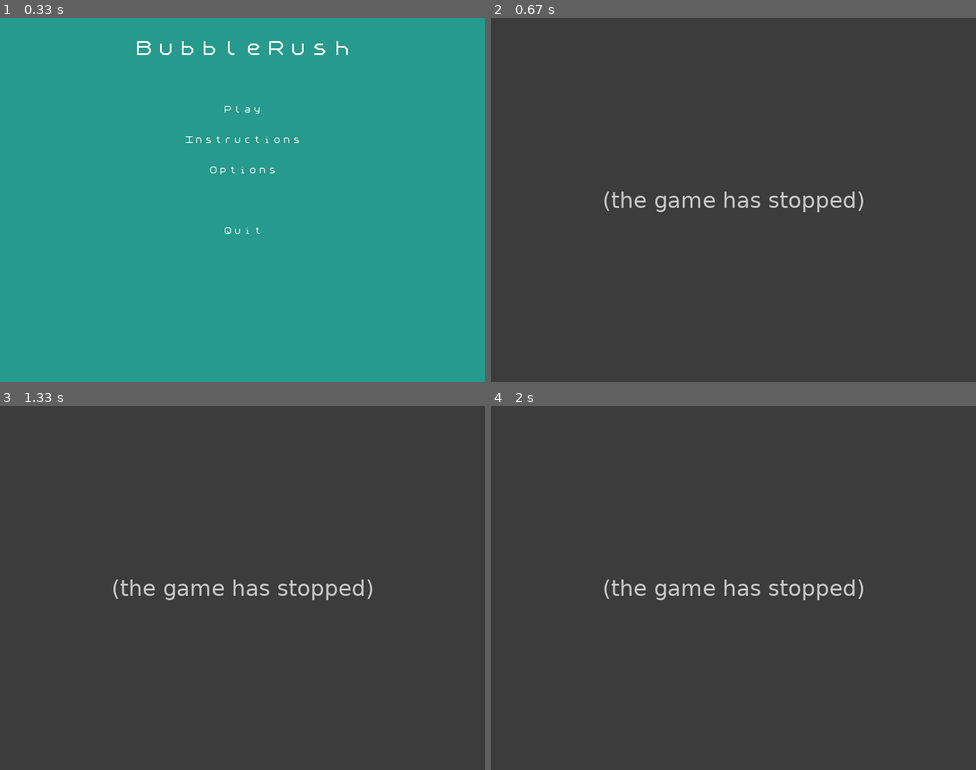
Above: before the commit, frames 1-4 (two rows, left to right).
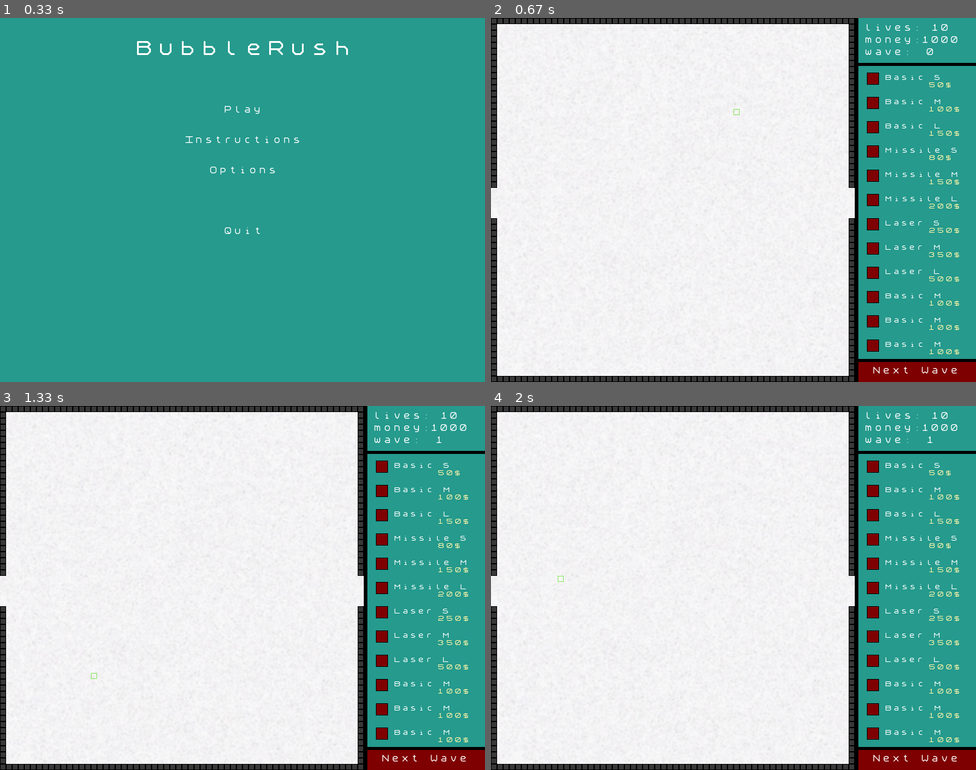
Above: after the commit, the same moments.

Repository: florimondmanca/tower-defense
Game: pygame game, started from tower-defense/src/menu.py
Two runs of this game, one before a commit and one after it. Both use one fixed random seed, a clock stepped at 60 frames per second and the inputs below.
Inputs (mouse positions are in pixels of both pictures, inside the frame that each line leads up to):
- Up to frame 1 (0.33 s): no input
- Up to frame 2 (0.67 s): click "Play" at 0.38 s
- Up to frame 3 (1.33 s): click "Next Wave" at 0.72 s; click (92, 675) at 1.05 s
- Up to frame 4 (2 s): click (791, 620) at 1.38 s; click (558, 577) at 1.72 s

Frame 1 is identical in both runs. In frame 2, 97% of the frame differs, in the area x 0-100%, y 0-100%; in frame 3, 97%; in frame 4, 97%.
Error before the commit: NameError: name 'Score' is not defined (boucle_level.py line 48); the game stopped at 0.38 s (later frames are placeholders)

Commit message:
Hotfix : oubli d'import Cursor dans boucle_level.py

Diff:
--- a/tower-defense/src/boucle_level.py
+++ b/tower-defense/src/boucle_level.py
@@ -6,7 +6,7 @@
 
 from .filefinder import load_image
 from .constants import *
-from .classes_utilities import Message, Button, GraphicButton, Cursor
+from .classes_utilities import Message, Button, GraphicButton, Cursor, Score
 from .importation import import_level, import_mob , import_turrets
 
 # ------ Classe Principale ------
